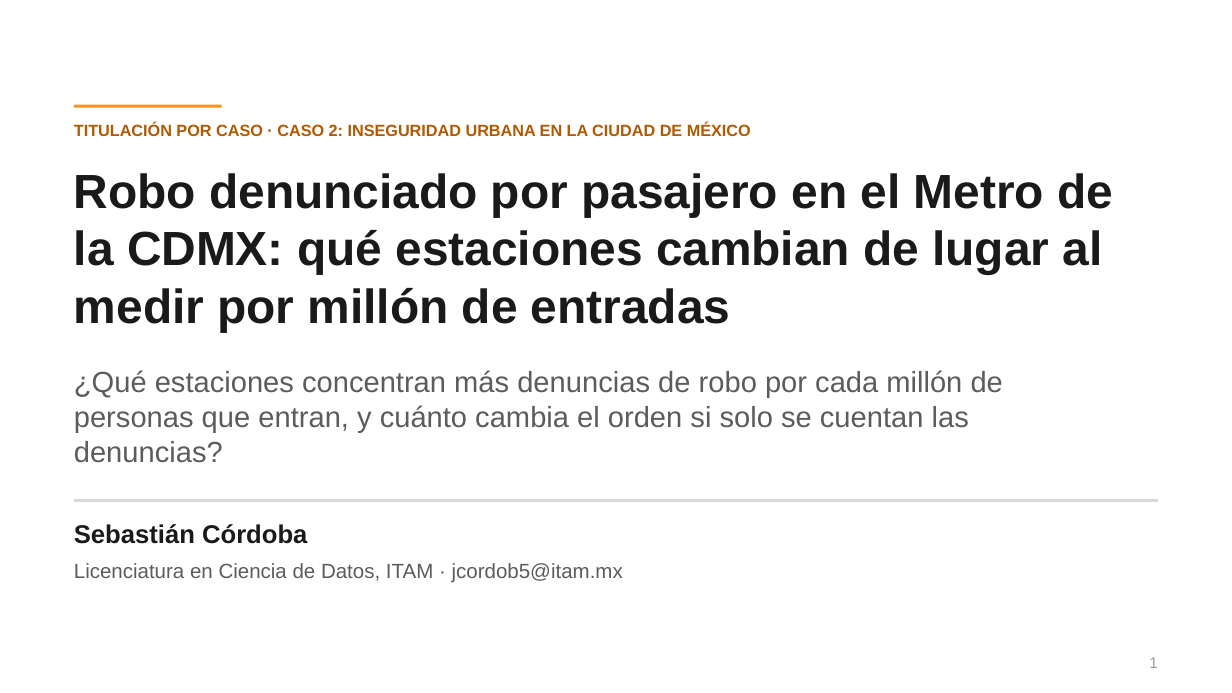
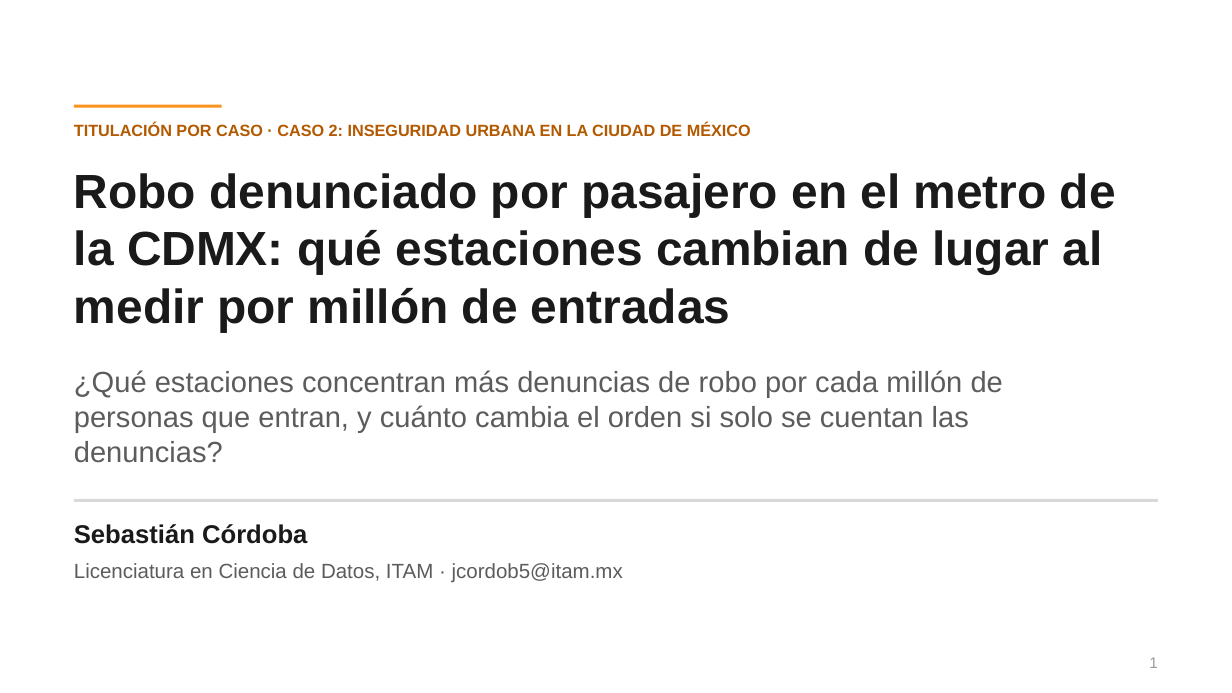
Before and after one commit to sebastiancordoba/caso-inseguridad-cdmx, a slide deck: slide 1 of docs/presentacion/presentacion.pptx. Drawn at 1232x693 pixels with LibreOffice and Linux fonts; fonts in the diff are those of the drawing. Boxes give left, top, right and bottom in pixels: in the first picture for what was removed or moved away, otherwise in the second. Text is boxed around its words. In the diff, an @@ line names an element or a change of style, - is before the commit and + after.

```diff
--- a/docs/presentacion/presentacion.pptx
+++ b/docs/presentacion/presentacion.pptx
@@ text at <box>74,173,1116,332</box>: text changed @@
-Robo denunciado por pasajero en el Metro de la CDMX: qué estaciones cambian de lugar al medir por millón de entradas
+Robo denunciado por pasajero en el metro de la CDMX: qué estaciones cambian de lugar al medir por millón de entradas
```
Also in this commit, not shown: 5 other slides changed, 8 other files.
